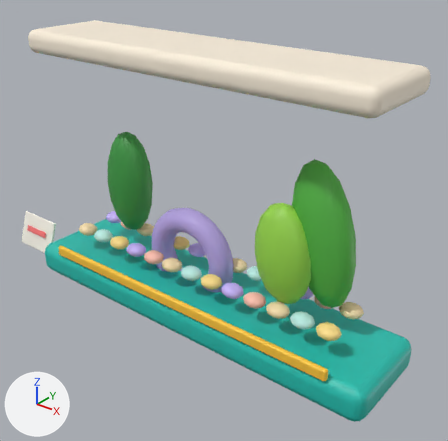
Two versions of the FBX model EvolutionShop/Assets/EvolutionShop/Resources/Art/GrowthKit/WindowDisplay.fbx, one commit apart.
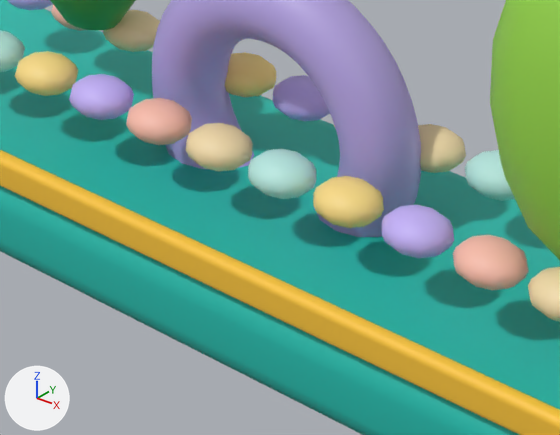
There are two pictures of each version: one whole from a 50 mm camera at (0.622, -0.722, 0.649) aimed at (0.022, 0.027, 0.184), one close up on the part from 24% to 62% of the width and 50% to 80% of the height. Every picture has the same lights, and +X, +Y and +Z are marked at lower left. The older version's two pictures come first. Where no turn or scale is listed for an object, it has been applied to the vertices.

The first close-up shows 'WindowDisplay mesh'.
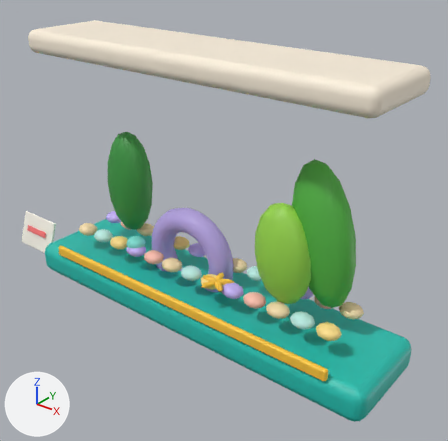
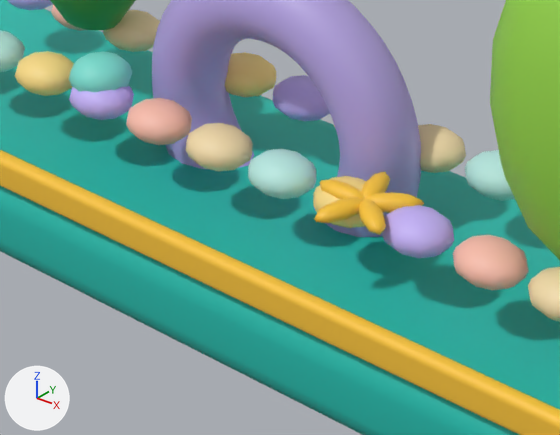
Changed parts and their boxes [x1, y1, x2, y2] in the close-ups (560 x 435 px):
part 1 of me_cube_1603, added (yellow)
    after: [320, 180, 364, 199]
part 2 of me_cube_1603, added (cyan)
    after: [69, 51, 132, 93]
part 3 of me_cube_1603, added (yellow)
    after: [314, 197, 364, 223]
part 4 of me_cube_1603, added (yellow)
    after: [359, 198, 386, 235]
part 5 of me_cube_1603, added (yellow)
    after: [366, 192, 424, 213]
part 6 of me_cube_1603, added (yellow)
    after: [361, 172, 390, 198]

Diff of the bpy script that builds the scene:
```diff
--- a/EvolutionShop/Assets/EvolutionShop/Resources/Art/GrowthKit/WindowDisplay.fbx.py
+++ b/EvolutionShop/Assets/EvolutionShop/Resources/Art/GrowthKit/WindowDisplay.fbx.py
@@ mat_gk_teallight @@
+mat_gk_teallight = principled_material('GK_TealLight')
+mat_gk_teallight.base_color = (0.212, 0.768, 0.672)  # cyan #7fe3d6
@@ me_cube_1603 @@
 # used by ob_windowdisplay_mesh; location = (0.0, 0.0, 0.0)
-me_cube_1603.from_pydata(...)  # 3558 vertices, 3796 faces; spans x -0.47..0.36, y -0.09..0.09, z 0.0..0.48
+me_cube_1603.from_pydata(...)  # 3920 vertices, 4196 faces; spans x -0.47..0.36, y -0.09..0.09, z 0.0..0.48
+# me_cube_1603 part 1: a new loose piece, a UV sphere (8 segments, 8 rings, poles along z) spanning x 0.03..0.062, y -0.046..-0.034, z 0.103..0.113, in mat_gk_yellow (yellow #ffc93c)
+# me_cube_1603 part 2: a new loose piece, a UV sphere (10 segments, 8 rings, poles along z) spanning x -0.157..-0.123, y -0.048..-0.012, z 0.098..0.122, in mat_gk_teallight (cyan #7fe3d6)
+# me_cube_1603 part 3: a new loose piece of 58 vertices spanning x 0.048..0.063, y -0.069..-0.038, z 0.103..0.113, in mat_gk_yellow (yellow #ffc93c)
+# me_cube_1603 part 4: a new loose piece of 58 vertices spanning x 0.058..0.084, y -0.058..-0.038, z 0.103..0.113, in mat_gk_yellow (yellow #ffc93c)
+# me_cube_1603 part 5: a new loose piece of 58 vertices spanning x 0.058..0.084, y -0.042..-0.022, z 0.103..0.113, in mat_gk_yellow (yellow #ffc93c)
+# me_cube_1603 part 6: a new loose piece of 58 vertices spanning x 0.048..0.063, y -0.042..-0.011, z 0.103..0.113, in mat_gk_yellow (yellow #ffc93c)
 me_cube_1603.materials.append(mat_gk_teal)
@@ me_cube_1603 @@
 me_cube_1603.materials.append(mat_gk_coral)
+me_cube_1603.materials.append(mat_gk_teallight)  # cyan #7fe3d6
```
